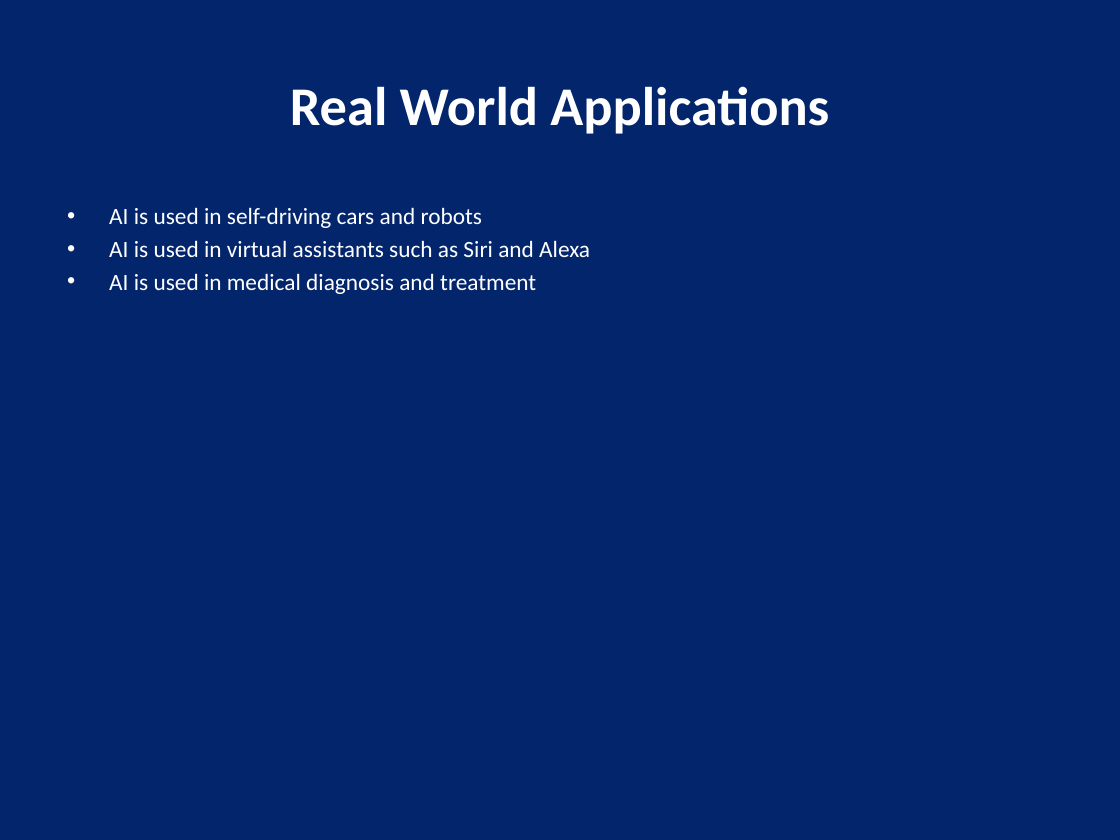
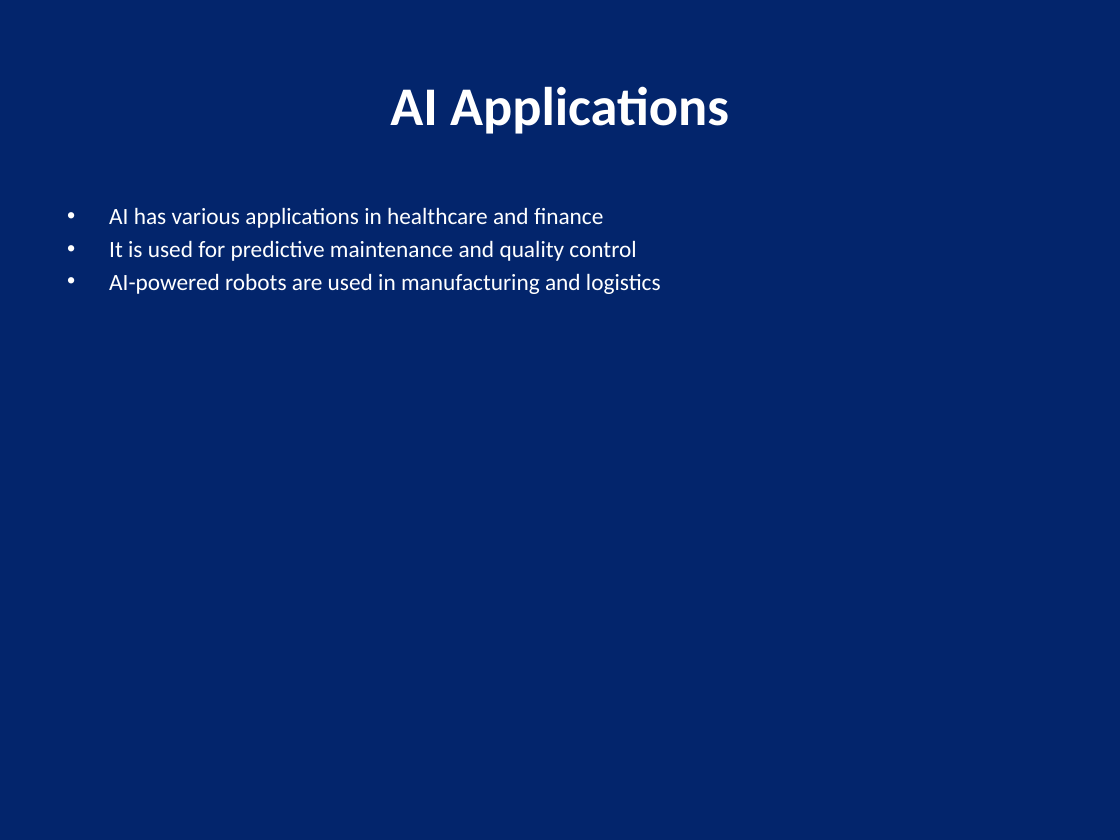
Before and after one commit to Shanaaz-77/auto_ppt_agent, a slide deck: slide 6 of generated_ppts/artificial_intelligence_presentation.pptx (slide 5 before the commit). Drawn at 1120x840 pixels with LibreOffice and Linux fonts; fonts in the diff are those of the drawing. Boxes give left, top, right and bottom in pixels: in the first picture for what was removed or moved away, otherwise in the second. Text is boxed around its words. In the diff, an @@ line names an element or a change of style, - is before the commit and + after.

```diff
--- a/generated_ppts/artificial_intelligence_presentation.pptx
+++ b/generated_ppts/artificial_intelligence_presentation.pptx
@@ title at [390, 86, 729, 134]: text changed @@
-Real World Applications
+AI Applications
@@ text at [109, 207, 661, 294]: text changed @@
-• AI is used in self-driving cars and robots
-• AI is used in virtual assistants such as Siri and Alexa
-• AI is used in medical diagnosis and treatment
+• AI has various applications in healthcare and finance
+• It is used for predictive maintenance and quality control
+• AI-powered robots are used in manufacturing and logistics
```
Also in this commit, not shown: 2 other slides changed, 3 slides added, 4 slides removed, 1 other file.
